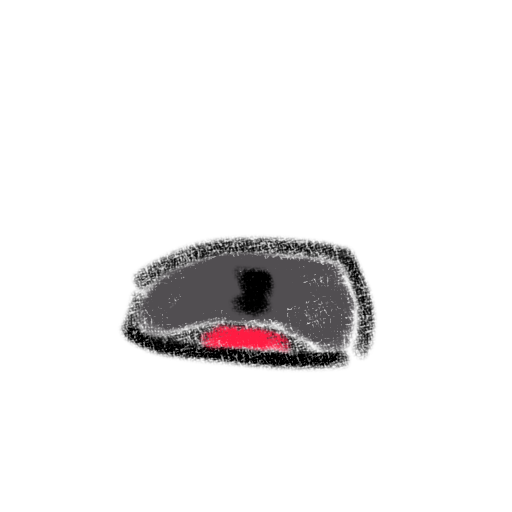
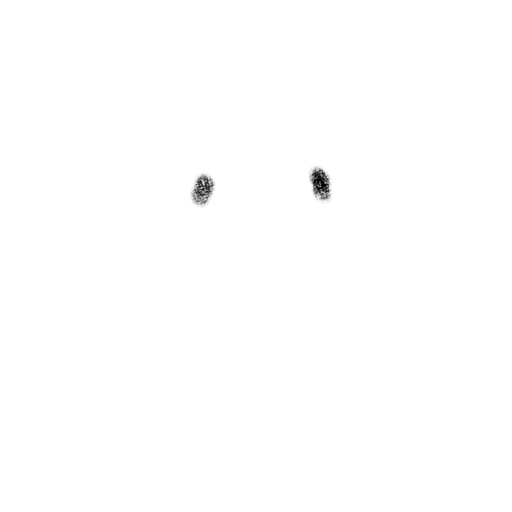
Two versions of the same layered image (512x512). Layer-by-layer changes:
showed group "Eyes" (3 layers) over (x1=159, y1=164, x2=357, y2=256)
showed "Eyes Open" over (x1=159, y1=164, x2=357, y2=256)
hid "Mouf Open" over (x1=118, y1=192, x2=378, y2=372)
